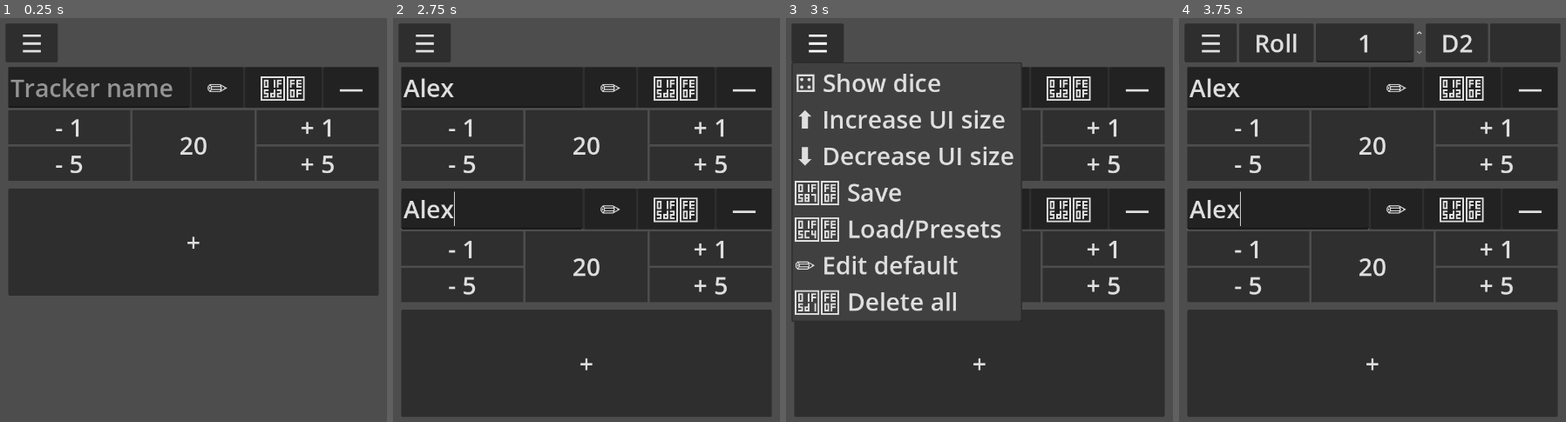
Above: before the commit, frames 1-4 (left to right).
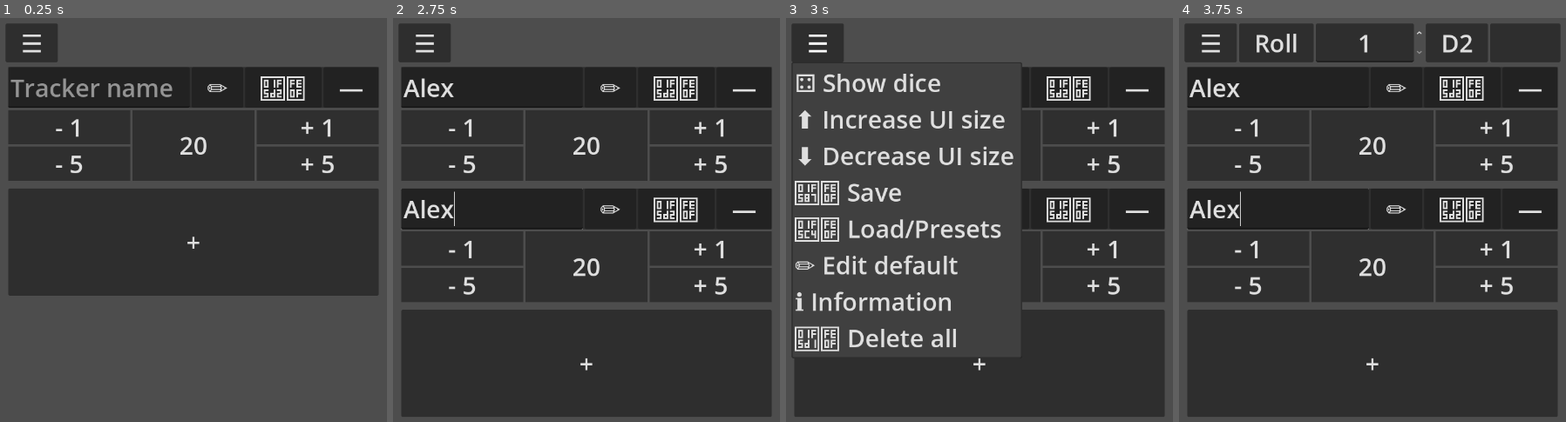
Above: after the commit, the same moments.

Repository: 4Robato/track-your-counters
Game: Godot game, scene res://UI/main.tscn
Same seed, same stepped clock (60 frames per second), same inputs: the game is played once before the commit and once after it.
Inputs (mouse positions are in pixels of both pictures, inside the frame that each line leads up to):
- Up to frame 1 (0.25 s): no input
- Up to frame 2 (2.75 s): click (493, 86) at 0.52 s; type "Alex" at 0.6 s; click "+" at 1.25 s; click (493, 207) at 2.02 s; type "Alex" at 2.1 s
- Up to frame 3 (3 s): click "☰" at 2.75 s
- Up to frame 4 (3.75 s): click "✏️" at 3.5 s

Frames 1-2 are identical in both runs. In frame 3, 2.3% of the frame differs, in the area x 1-44%, y 67-85%; in frame 4, nothing differs.

Commit message:
added info panel

Diff:
--- /dev/null
+++ b/UI/info_panel.tscn
@@ -0,0 +1,85 @@
+[gd_scene load_steps=4 format=3 uid="uid://dick833futlmw"]
+
+[ext_resource type="StyleBox" uid="uid://wuh217h37o8i" path="res://themes/panel_background.tres" id="1_4mpkv"]
+[ext_resource type="Script" uid="uid://ckckabxlus4rl" path="res://info_panel.gd" id="1_fhwa4"]
+[ext_resource type="Theme" uid="uid://cbwkyl6gws1s2" path="res://themes/text.tres" id="2_4mpkv"]
+
+[node name="InfoPanel" type="PanelContainer"]
+anchors_preset = 15
+anchor_right = 1.0
+anchor_bottom = 1.0
+grow_horizontal = 2
+grow_vertical = 2
+size_flags_horizontal = 3
+size_flags_vertical = 3
+theme_override_styles/panel = ExtResource("1_4mpkv")
+script = ExtResource("1_fhwa4")
+
+[node name="MarginContainer" type="MarginContainer" parent="."]
+layout_mode = 2
+theme_override_constants/margin_left = 50
+theme_override_constants/margin_top = 15
+theme_override_constants/margin_right = 50
+theme_override_constants/margin_bottom = 15
+
+[node name="ScrollContainer" type="ScrollContainer" parent="MarginContainer"]
+layout_mode = 2
+
+[node name="VBoxContainer" type="VBoxContainer" parent="MarginContainer/ScrollContainer"]
+layout_mode = 2
+size_flags_horizontal = 3
+size_flags_vertical = 3
+
+[node name="HBoxContainer" type="HBoxContainer" parent="MarginContainer/ScrollContainer/VBoxContainer"]
+layout_mode = 2
+
+[node name="Title" type="RichTextLabel" parent="MarginContainer/ScrollContainer/VBoxContainer/HBoxContainer"]
+layout_mode = 2
+size_flags_horizontal = 3
+theme = ExtResource("2_4mpkv")
+text = "ℹ️ Infomation"
+fit_content = true
+
+[node name="Close" type="Button" parent="MarginContainer/ScrollContainer/VBoxContainer/HBoxContainer"]
+layout_mode = 2
+theme = ExtResource("2_4mpkv")
+text = "  X  "
+
+[node name="PanelContainer" type="PanelContainer" parent="MarginContainer/ScrollContainer/VBoxContainer"]
+layout_mode = 2
+size_flags_vertical = 3
+
+[node name="MarginContainer" type="MarginContainer" parent="MarginContainer/ScrollContainer/VBoxContainer/PanelContainer"]
+layout_mode = 2
+theme_override_constants/margin_left = 15
+theme_override_constants/margin_top = 15
+theme_override_constants/margin_right = 15
+theme_override_constants/margin_bottom = 15
+
+[node name="content" type="RichTextLabel" parent="MarginContainer/ScrollContainer/VBoxContainer/PanelContainer/MarginContainer"]
+layout_mode = 2
+size_flags_vertical = 3
+theme = ExtResource("2_4mpkv")
+text = "Thanks for downloading the app! If you are lost here is how everything works:
+
+All trackers are fully editable, you can change the name, color, the value by keybard, the numbers used to change the value and even the signs of the buttons to change the value (+, -, x, ÷). You can also add notes to each tracker.
+
+When you add a new tracker with the + button, the default tracker is used which you can also edit through the menu. This can be saved (on the save menu) so you don't lose it when you close the app.
+
+You can also change the text size and save that to your taste.
+
+There is also a dice you can show by pressing \"Show dice\". You can throw as many dice as you want by changing the first value. There's 6 different dice with values:
+  · D2: 0 or 1
+  · D4: 1 to 4
+  · D6: 1 to 6
+  · D10: 0 to 9
+  · D12: 1 to 12
+  · D20: 1 to 20
+
+You can also Save the current state of your trackers (as well as with the default tracker you currently have) and then recover them in the future using the Load menu. On the save menu you can also save the current UI size and the current default tracker, if you press the delete button the text goes back to the default (and is saved like that) and same for the default tracker.
+
+In the Load/Presets menu there's also some presets to give some ideas on how to use the trackers.
+
+And finally you can remove all the trackers by pressing \"Delete all\"."
+
+[connection signal="pressed" from="MarginContainer/ScrollContainer/VBoxContainer/HBoxContainer/Close" to="." method="_on_close_pressed"]
--- a/UI/main.gd
+++ b/UI/main.gd
@@ -20,6 +20,7 @@
 @onready var edit_default_panel: EditPanel = $EditDefaultPanel
 @onready var load_panel: LoadPanel = $LoadPanel
 @onready var save_panel: SavePanel = $SavePanel
+@onready var info_panel: PanelContainer = $InfoPanel
 
 const TEXT_THEME = preload("res://themes/text.tres")
 
@@ -59,6 +60,8 @@
 		6:# edit
 			edit_default_panel.visible = true
 			edit_default_panel.set_values(Global.default_tracker)
+		7:# info
+			info_panel.visible = true
 		_:
 			pass
 
@@ -120,6 +123,9 @@
 	line_edit = edit_default_panel.p_2.get_line_edit()
 	line_edit.add_theme_font_size_override("font_size", Global.current_UI_size)
 
+	# info menu
+	info_panel.title.add_theme_font_size_override("normal_font_size", Global.current_UI_size)
+	info_panel.content.add_theme_font_size_override("normal_font_size", Global.current_UI_size)
 
 func _delete_all_trackers() -> void:
 	for item in v_box_container.get_children():
--- a/UI/main.tscn
+++ b/UI/main.tscn
@@ -6,6 +6,7 @@
 [ext_resource type="PackedScene" uid="uid://b0grwnfu5eswx" path="res://UI/edit_default.tscn" id="4_dyfb5"]
 [ext_resource type="PackedScene" uid="uid://dqcvyjs7cm0ag" path="res://UI/load.tscn" id="5_deq60"]
 [ext_resource type="PackedScene" uid="uid://saxa07e7imcq" path="res://UI/save.tscn" id="6_6sydh"]
+[ext_resource type="PackedScene" uid="uid://dick833futlmw" path="res://UI/info_panel.tscn" id="7_eto42"]
 
 [node name="main" type="Control"]
 layout_mode = 3
@@ -50,7 +51,7 @@
 theme = ExtResource("3_h2yge")
 text = "  ☰  "
 alignment = 0
-item_count = 7
+item_count = 8
 popup/item_0/text = "⚃ Show dice"
 popup/item_0/id = 0
 popup/item_1/text = "⬆️ Increase UI size"
@@ -63,8 +64,10 @@
 popup/item_4/id = 5
 popup/item_5/text = "✏️ Edit default"
 popup/item_5/id = 6
-popup/item_6/text = "🗑️ Delete all"
-popup/item_6/id = 3
+popup/item_6/text = "ℹ️ Information"
+popup/item_6/id = 7
+popup/item_7/text = "🗑️ Delete all"
+popup/item_7/id = 3
 
 [node name="Roll" type="Button" parent="MarginContainer/VBoxContainer/MarginContainer/HBoxContainer"]
 visible = false
@@ -142,6 +145,10 @@
 visible = false
 layout_mode = 1
 
+[node name="InfoPanel" parent="." instance=ExtResource("7_eto42")]
+visible = false
+layout_mode = 1
+
 [connection signal="pressed" from="MarginContainer/VBoxContainer/MarginContainer/HBoxContainer/Roll" to="." method="_on_roll_pressed"]
 [connection signal="pressed" from="MarginContainer/VBoxContainer/MarginContainer/HBoxContainer/dice_type" to="." method="_on_dice_type_pressed"]
 [connection signal="pressed" from="MarginContainer/VBoxContainer/MarginContainer/HBoxContainer/result" to="." method="_on_result_pressed"]
--- /dev/null
+++ b/info_panel.gd
@@ -0,0 +1,7 @@
+extends PanelContainer
+
+@onready var title: RichTextLabel = $MarginContainer/ScrollContainer/VBoxContainer/HBoxContainer/Title
+@onready var content: RichTextLabel = $MarginContainer/ScrollContainer/VBoxContainer/PanelContainer/MarginContainer/content
+
+func _on_close_pressed() -> void:
+	self.visible = false
Not shown: 1 places in UI/main.tscn that only renumber resources
Not shown, changed: export_presets.cfg
Not shown, added: info_panel.gd.uid
